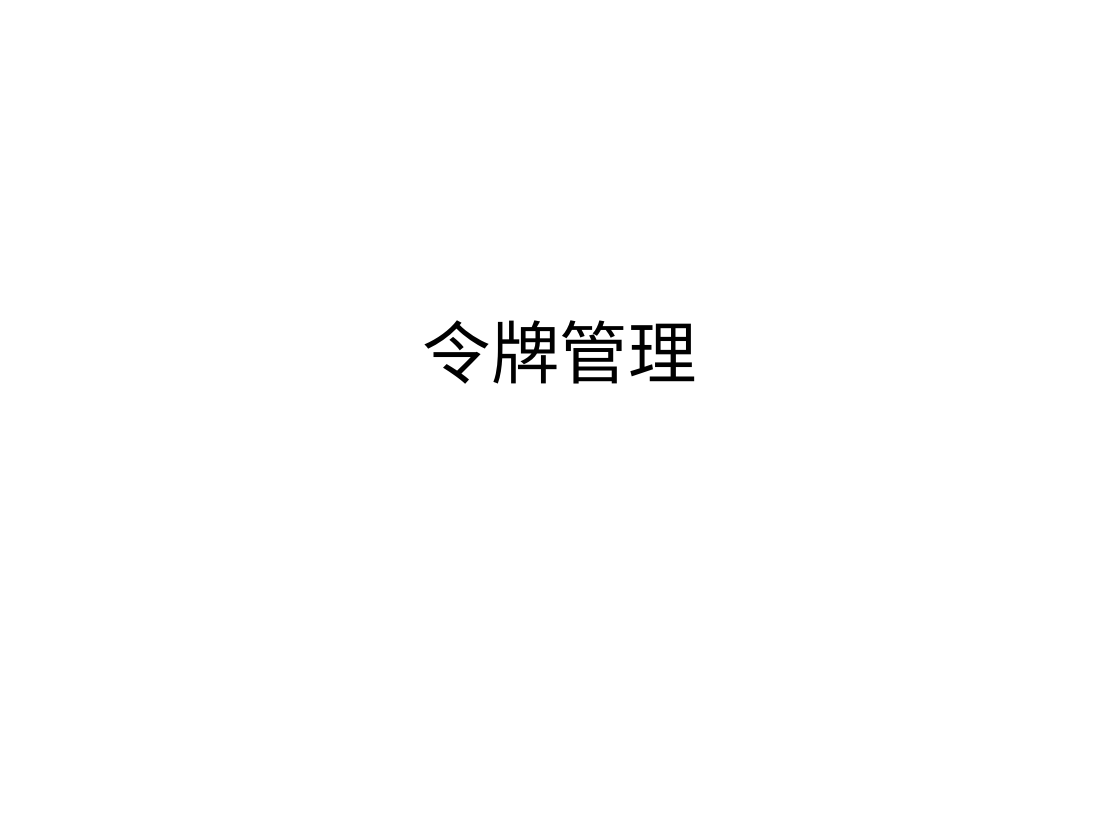
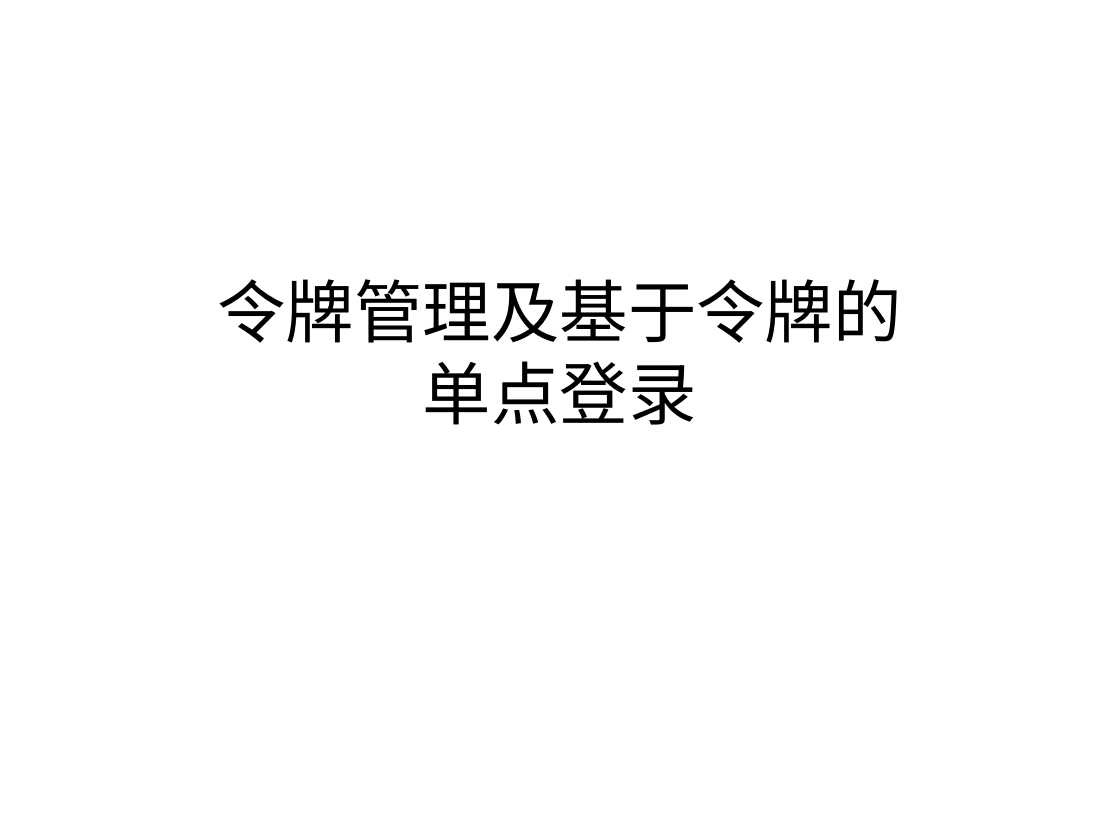
Before and after one commit to bbossgroups/bboss, a slide deck: slide 1 of 文档/令牌管理.pptx. Drawn at 1120x840 pixels with LibreOffice and Linux fonts; fonts in the diff are those of the drawing. Boxes give left, top, right and bottom in pixels: in the first picture for what was removed or moved away, otherwise in the second. Text is boxed around its words. In the diff, an @@ line names an element or a change of style, - is before the commit and + after.

Commit message:
1.完善mongodb过期令牌检测机制并增加测试用例 2.完善令牌管理文档

```diff
--- a/文档/令牌管理.pptx
+++ b/文档/令牌管理.pptx
@@ title at bbox=[217, 279, 901, 425]: text changed @@
-令牌管理
+令牌管理及基于令牌的
+单点登录
```
Also in this commit, not shown: 8 other slides changed, 6 slides added, 3 other files.
